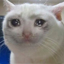
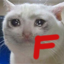
Before/after of a w=64, h=64 layered artwork. What changed in the layer stack:
showed "Layer 1", moved it above "Layer 6", painted on it over box(33, 34, 60, 60)
